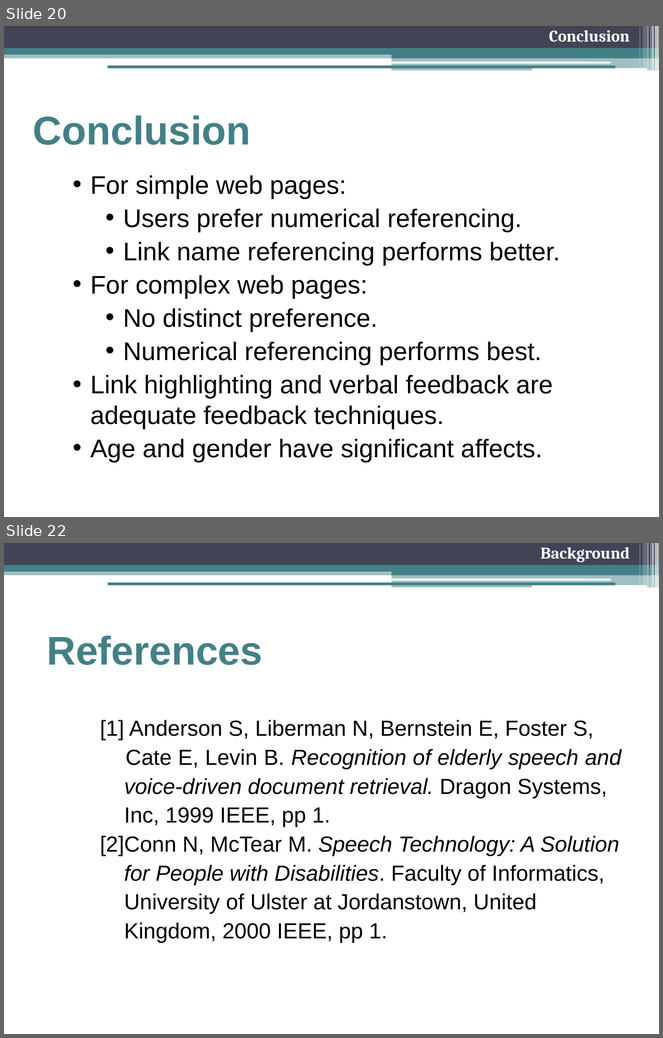
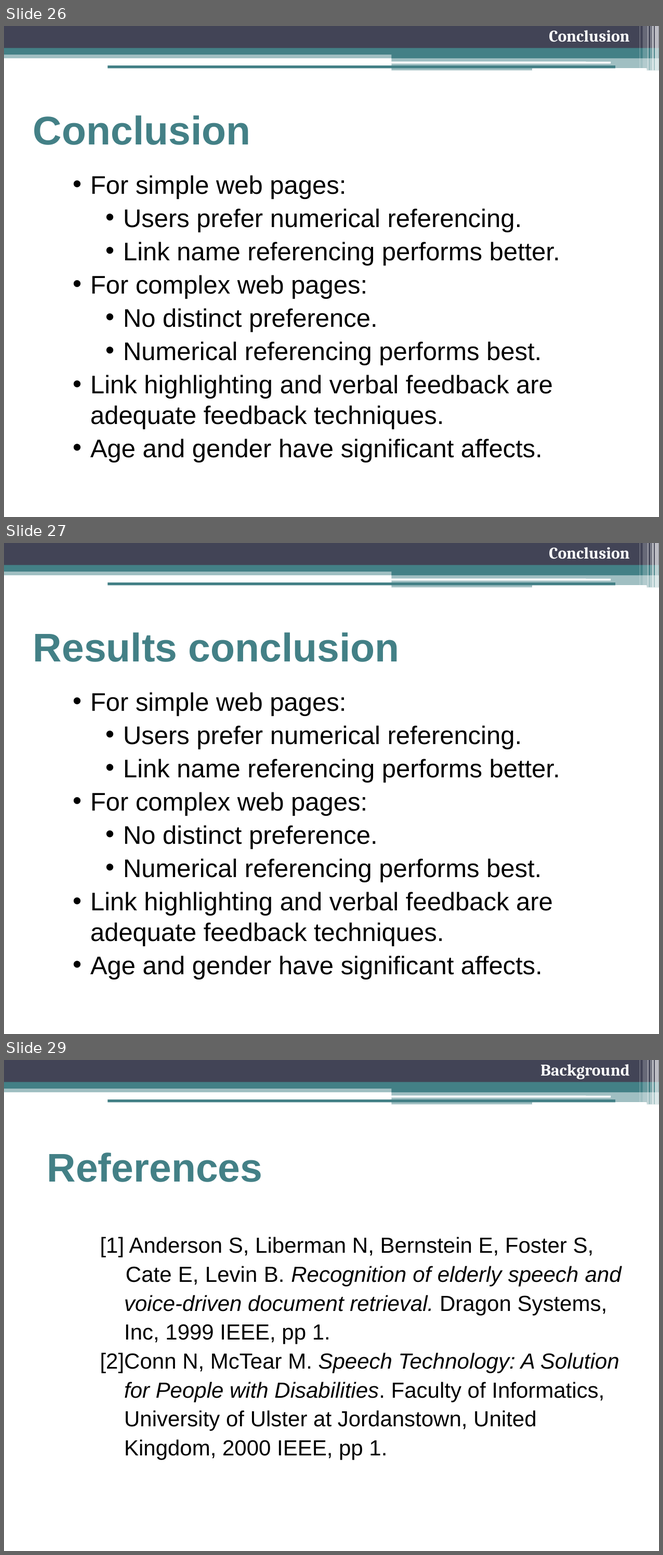
Before and after one commit to freecole/Lab-project, a slide deck: Presentation/Final Presentation.pptx. Shown one above the other, each under a label of ours: slides 20 and 22 before the commit, slides 26, 27 and 29 after it; the slides between them are not shown. The pictures are 663x1038 and 663x1555 pixels, drawn with LibreOffice and Linux fonts; fonts in the diff are those of the drawing. Boxes give left, top, right and bottom in pixels: in the first picture for what was removed or moved away, otherwise in the second. Text is boxed around its words. In the diff, an @@ line names an element or a change of style, - is before the commit and + after.

```diff
--- a/Presentation/Final Presentation.pptx
+++ b/Presentation/Final Presentation.pptx
@@ slide 27 added at (4,543,659,1034), background #FFFFFF; not listed: 13 template elements that a slide beside it also shows @@
@@ text added at (549,547,630,559), 18 pt, text #FFFFFF, bold @@
+Conclusion
@@ line added from (107, 584) to (616, 584), #438086 3 pt @@
@@ title added at (33,632,400,662), 44 pt, text #438086, bold @@
+Results conclusion
@@ text added at (90,692,560,980), 28 pt, text #000000 @@
+    • For simple web pages:
+      • Users prefer numerical referencing.
+      • Link name referencing performs better.
+    • For complex web pages:
+      • No distinct preference.
+      • Numerical referencing performs best.
+    • Link highlighting and verbal feedback are adequate feedback techniques.
+    • Age and gender have significant affects.
@@ what was slide 20 is now slide 26 @@
@@ what was slide 22 is now slide 29 @@
```
Also in this commit, not shown: 14 slides changed, 10 other slides added, 4 slides removed.
